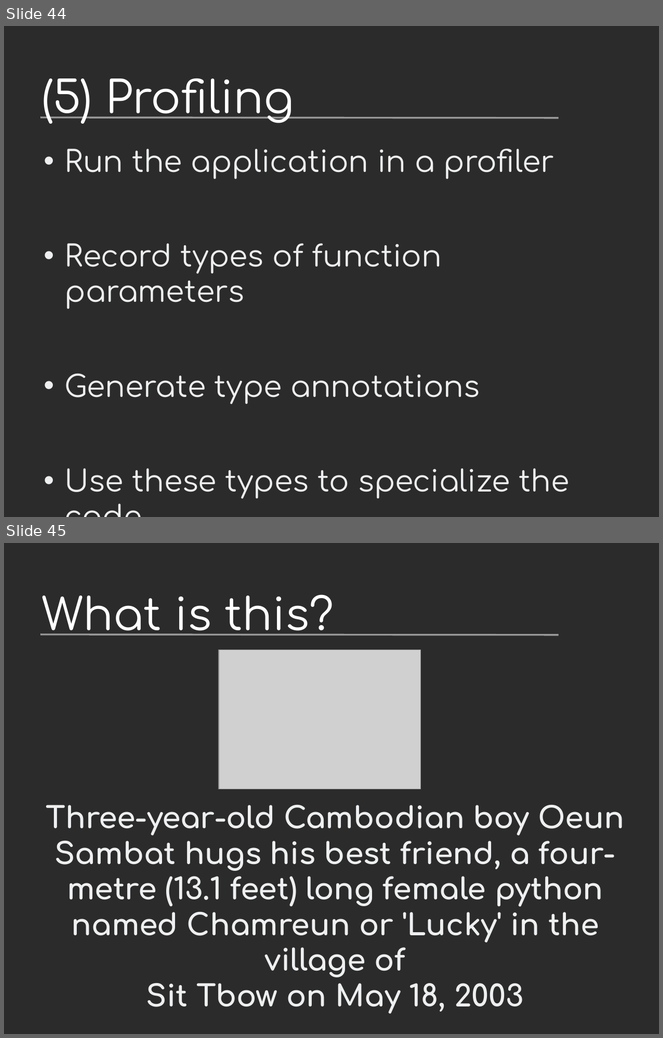
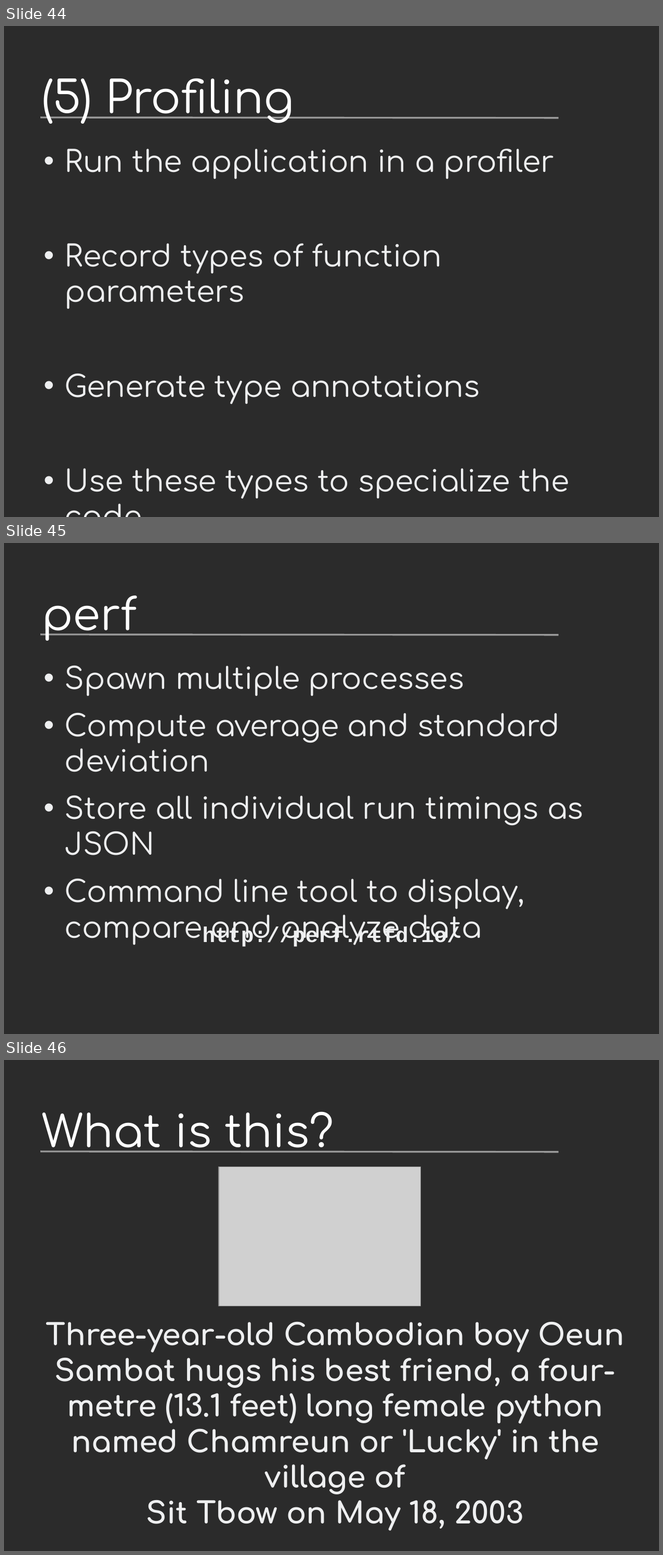
Before and after one commit to vstinner/talks, a slide deck: 2016-EuroPython-Bilbao/fat_python.odp. Shown one above the other, each under a label of ours: slides 44 and 45 before the commit, slides 44, 45 and 46 after it. The pictures are 663x1038 and 663x1555 pixels, drawn with LibreOffice and Linux fonts; fonts in the diff are those of the drawing; grey boxes stand for pictures; background and template pictures are left out; a plain dark background stands for a picture behind light text. Boxes give left, top, right and bottom in pixels: in the first picture for what was removed or moved away, otherwise in the second. Text is boxed around its words. In the diff, an @@ line names an element or a change of style, - is before the commit and + after.

```diff
--- a/2016-EuroPython-Bilbao/fat_python.odp
+++ b/2016-EuroPython-Bilbao/fat_python.odp
@@ slide 45 added at (4,543,659,1034), background picture (left out); not listed: 1 template element that a slide beside it also shows @@
@@ title added at (41,596,137,641), 54 pt, text #FFFFFF @@
+perf
@@ text added at (65,666,583,945), 36 pt, text #EEEFF0 @@
+• Spawn multiple processes
+• Compute average and standard deviation
+• Store all individual run timings as JSON
+• Command line tool to display, compare and analyze data
@@ text added at (203,927,460,947), 26 pt, text #EEEFF0, bold @@
+http://perf.rtfd.io/
@@ what was slide 45 is now slide 46 @@
```
Also in this commit, not shown: 1 other file.
